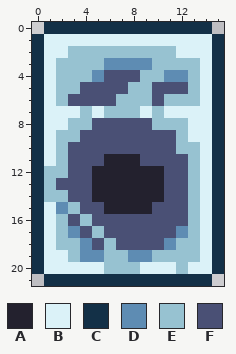
Two versions of one pixel-art file, block_man/data/ice_block.aseprite. The picture above was drawn from the file before the commit.
16x22 pixels, 1 frame.
Palette (. is transparent): A #23212e  B #dbf2f8  C #133047  D #5e8cb3  E #97c2d1  F #4a5075
Pixels before, first column x 0:
 0 .CCCCCCCCCCCCCC.
 1 CBBBBBBBBBBBBBBC
 2 CBBEEEEEEEEEBBBC
 3 CBEEEEDDDDEEEEBC
 4 CBEEEDFFFEEDDEBC
 5 CBEEFFFFEEFFFEBC
 6 CBEFFFFEEEFEEEBC
 7 CBBBEBEEEBEBBBBC
 8 CBBEEFFFFFEEEBBC
 9 CBEEFFFFFFFFEBBC
10 CBEFFFFFFFFFEEBC
11 CBEFFFAAAFFFFEBC
12 CEEFFAAAAAAFFEBC
13 CEFFFAAAAAAFFEBC
14 CEEFFAAAAAAFFEBC
15 CBDEFFAAAAFFFEBC
16 CBEFEFFFFFFFFEBC
17 CBEDFEFFFFFFDEBC
18 CBEEDFEFFFFDEEBC
19 CBBEDDEEDDEEEEBC
20 CBBBBBEEEBBBEBBC
21 .CCCCCCCCCCCCCC.
The same view after the edit:
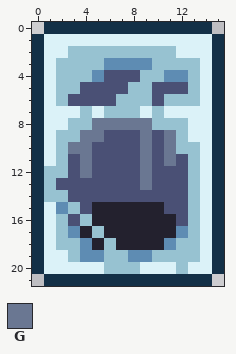
Colours new in this view: G #6a7792
What changed:
Colour A replaces colour F in row 15 at x 5 and 10; in row 16 at x 5 to 11; in row 17 at x 4 and 6 to 11; in row 18 at x 5 and 7 to 10.
Colour F replaces colour A in row 11 at x 6 to 8; in rows 12 to 13 at x 5 to 8 and 10; in row 14 at x 5 to 10.
Colour G replaces colour A in rows 12 to 13 at x 9.
Colour G replaces colour F in row 8 at x 5 to 9; in row 9 at x 4 to 5, 9 and 11; in row 10 at x 3 to 4, 9 and 11; in row 11 at x 4, 9 and 11; in row 12 at x 4.
Pixel boxes of the changes (left, top, right, bottom) in both pictures:
changed: (68, 118, 176, 250)
